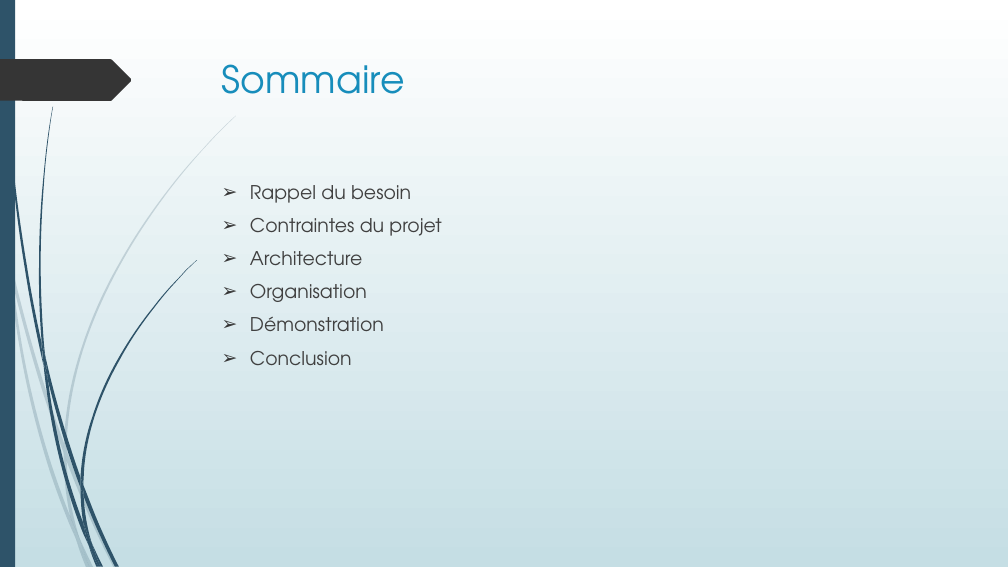
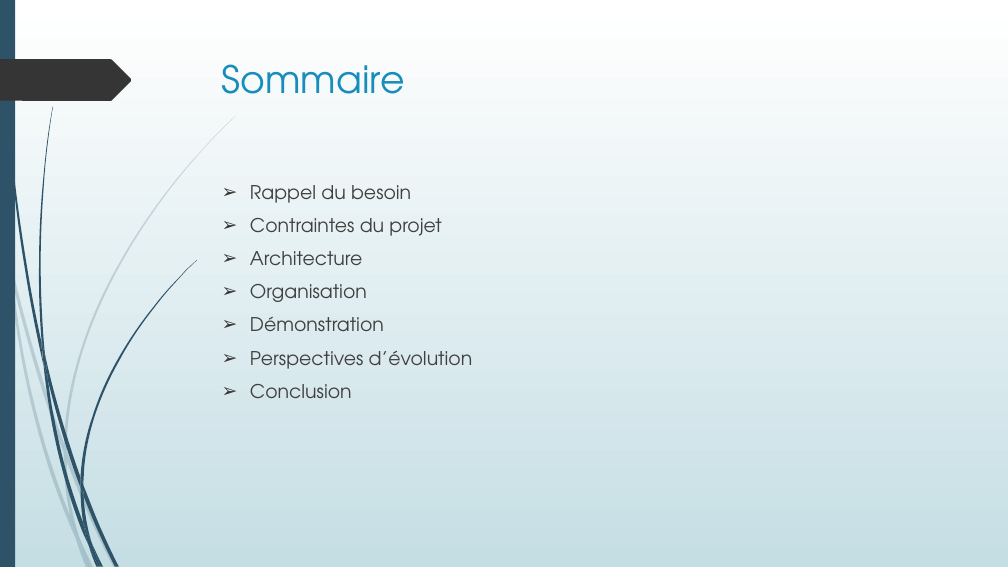
Before and after one commit to Ancalimeras/PuyDuFou, a slide deck: slide 3 of PPT JEE ANDROID.pptx. Drawn at 1008x567 pixels with LibreOffice and Linux fonts; fonts in the diff are those of the drawing. Boxes give left, top, right and bottom in pixels: in the first picture for what was removed or moved away, otherwise in the second. Text is boxed around its words. In the diff, an @@ line names an element or a change of style, - is before the commit and + after.

```diff
--- a/PPT JEE ANDROID.pptx
+++ b/PPT JEE ANDROID.pptx
@@ text at [250, 350, 473, 369]: paragraph added @@
+➢ Perspectives d’évolution
```
Also in this commit, not shown: 2 other slides changed, 2 slides added, 2 slides removed.
